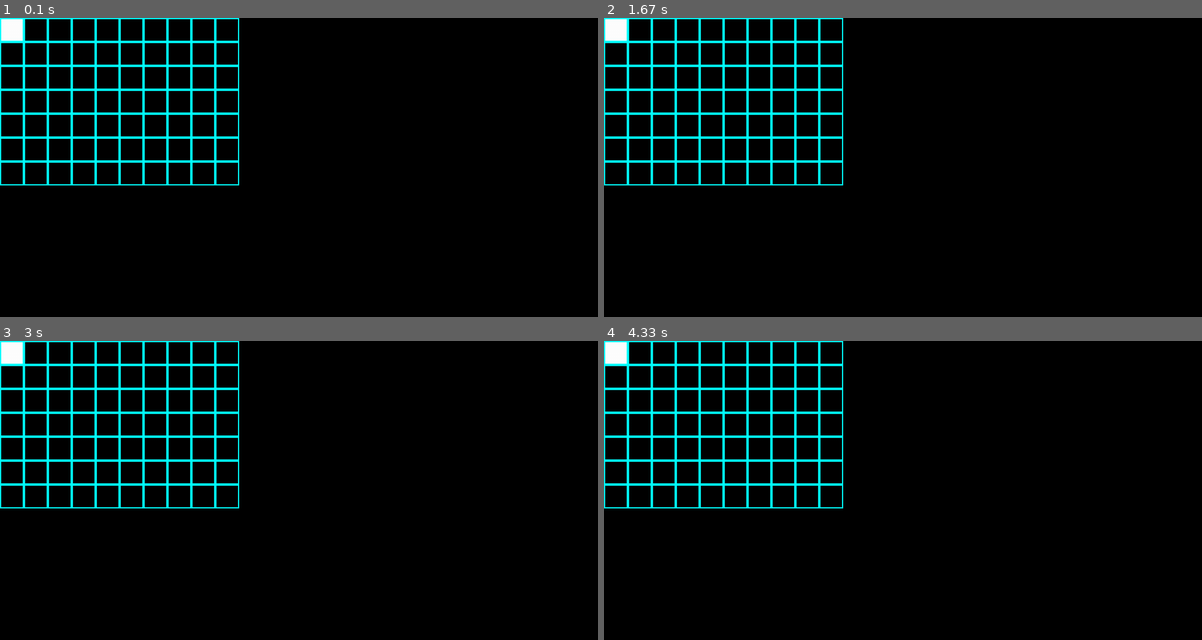
Above: before the commit, frames 1-4 (two rows, left to right).
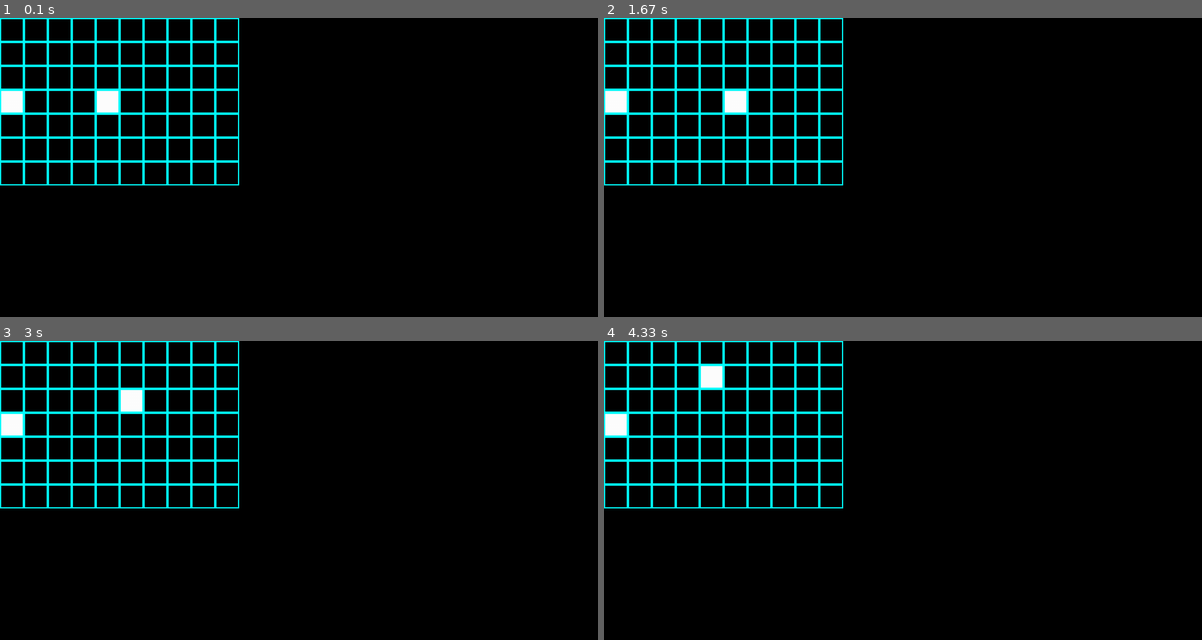
Above: after the commit, the same moments.

Repository: Alex40144/Pygame-Snake
Game: pygame game, started from main.py
The game is run twice, just before and just after one commit, with the same random seed, the same clock (stepped at 60 frames per second) and the same inputs.
Inputs:
- Up to frame 1 (0.1 s): no input
- Up to frame 2 (1.67 s): hold Right 0.83-1.3 s
- Up to frame 3 (3 s): hold Left 1.9-2.3 s
- Up to frame 4 (4.33 s): hold Left 3-3.6 s; hold Right from 3.63 s (still down)

The runs differ from the first frame. In frame 1, 0.9% of the frame differs, in the area x 0-20%, y 0-32%; in frame 2, 0.9%; in frame 3, 0.9%; in frame 4, 0.9%.

Commit message:
working as planned

Diff:
--- a/main.py
+++ b/main.py
@@ -33,51 +33,52 @@
 C = 0 #Off
 D = 0 #Direction
 E = 0 #Snake Length
-F = 80 #TEMP
+F = 45 #TEMP
 G = 0 #TEMP
 H = 0 #HEAD
 I = 0 #ITERATOR
 J = 0 #TEMP
 
-array = [0]*255
+array = [0]*200
 
 array[100] = F
+A = random.randint(0,69)
 
 
 def up():
     global H
     global array
-    H = array[0]
+    H = array[100]
     shift_snake()
     H = H - 10
-    array[0] = H
+    array[100] = H
     return
 
 def down():
     global H
     global array
-    H = array[0]
+    H = array[100]
     shift_snake()
     H = H + 10
-    array[0] = H
+    array[100] = H
     return
 
 def left():
     global H
     global array
-    H = array[0]
+    H = array[100]
     shift_snake()
     H = H - 1
-    array[0] = H
+    array[100] = H
     return
 
 def right():
     global H
     global array
-    H = array[0]
+    H = array[100]
     shift_snake()
     H = H + 1
-    array[0] = H
+    array[100] = H
     return
 
 def shift_snake():
@@ -88,7 +89,7 @@
     global G
     global array
     get_snake_length()
-    for I in range(100, E):
+    for I in range(99 + E, 99, -1):
         G = array[I]
         F = I + 1
         array[F] = G
@@ -99,10 +100,11 @@
     global F
     global E
     global array
-    for I in range(0,70):
+    for I in range(100,170):
         F = array[I]
         if F == 0:
             E = I
+            E = E - 100
             break
     return
 
@@ -112,8 +114,14 @@
     global E
     global array
     get_snake_length()
-    array[E] = C
+    array[99 + E] = C
     return
+
+def clear_display():
+    global array
+    global I
+    for I in range(0,70):
+        array[I] = C
 
 
 
@@ -135,30 +143,31 @@
     elif D == 1:
         right()
     elif D == 2:
-        down
+        down()
     elif D == 3:
-        left
+        left()
 
     H = array[100]
     if H == A:
         A = random.randint(1,70)
-    remove_last_snake()
-    for I in range(0,69):
-        E = I + 100
-        F = array[E]
-        if F == I:
-            array[I] = B
-        else:
-            array[I] = C
+    else:
+        remove_last_snake()
 
-        if I == A:
-            array[I] = B
+    #move snake position to display
+    get_snake_length()
+    clear_display()
+    for I in range(E):
+        F = array[I + 100]
+        G = F-1
+        array[G] = B
+
+    F = A - 1
+    array[F] = B
 
     show(display = array[0:70])
     return
 
 while True:
-    print("loop")
     #quit
     for event in pygame.event.get():
         if event.type == pygame.QUIT:
--- /dev/null
+++ b/test.py
@@ -0,0 +1,2 @@
+for i in range (150,100, -1):
+    print(i)
